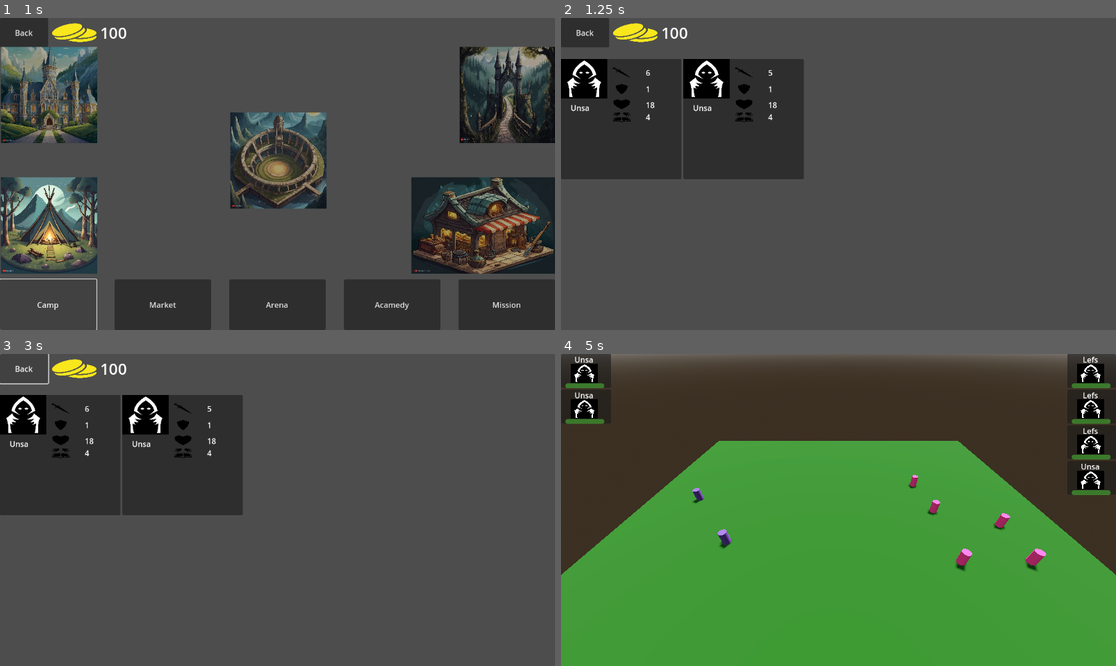
Above: before the commit, frames 1-4 (two rows, left to right).
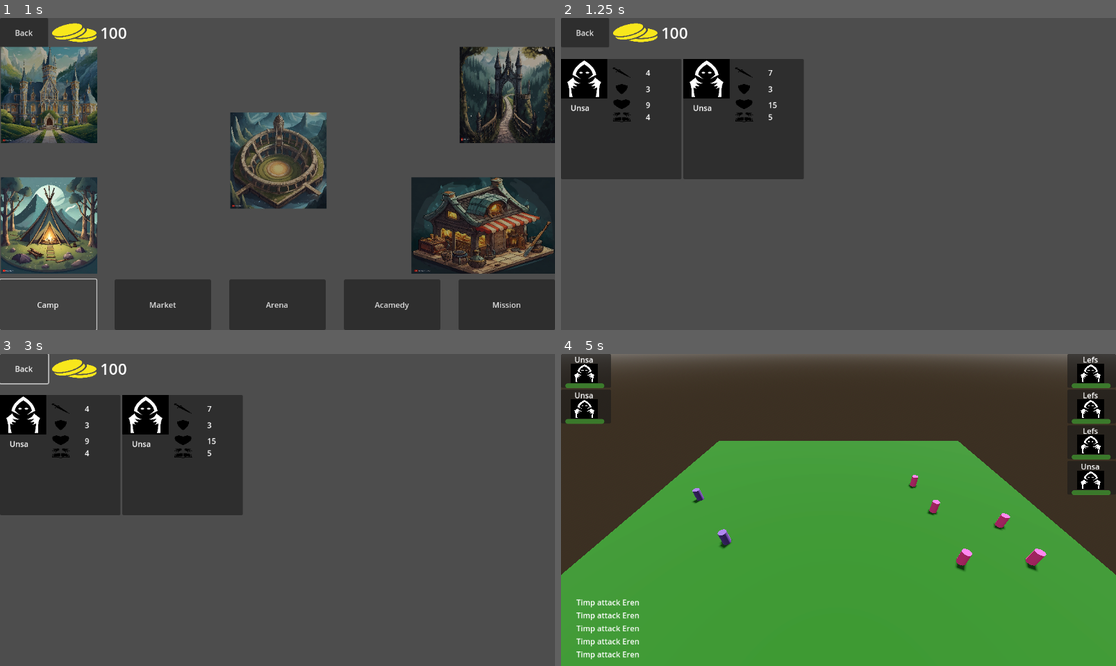
Above: after the commit, the same moments.

Repository: ualisars/ManagementPrototype
Game: Godot game, scene res://Interface/player_interface.tscn
Two runs of this game, one before a commit and one after it. Both use one fixed random seed, a clock stepped at 60 frames per second and the inputs below.
Inputs (mouse positions are in pixels of both pictures, inside the frame that each line leads up to):
- Up to frame 1 (1 s): click "Camp" at 0.5 s
- Up to frame 2 (1.25 s): no input
- Up to frame 3 (3 s): move the mouse to (399, 494) at 1.27 s; press the mouse at (399, 494) at 1.28 s; tap Enter at 2 s; move the mouse to (166, 525) at 2.02 s; release the mouse at (166, 525) at 2.03 s; click (166, 525) at 2.1 s; click "Back" at 2.75 s
- Up to frame 4 (5 s): click "Market" at 3.5 s; click "Arena" at 4.25 s

Frame 1 is identical in both runs. In frame 2, less than 0.1% of the frame differs, in the area x 15-39%, y 16-33%; in frame 3, less than 0.1%; in frame 4, 0.6%, in the area x 2-15%, y 78-98%.

Commit message:
add belongs to player

Diff:
--- a/Characters/character_characteristics.tscn
+++ /dev/null
@@ -1,6 +0,0 @@
-[gd_scene load_steps=2 format=3 uid="uid://dcfnx44yiswu5"]
-
-[ext_resource type="Script" path="res://Characters/Character.gd" id="1_gbli2"]
-
-[node name="CharacterCharacteristics" type="Node"]
-script = ExtResource("1_gbli2")
--- a/Characters/Character.gd
+++ b/Characters/characteristic.gd
@@ -8,6 +8,7 @@
 var rng = RandomNumberGenerator.new()
 var cast_speed: int
 var id: int
+var is_belongs_to_player: int
 
 var names: Array = ["Arw", "Teon", "Mid", "Jecw", "Unsa", "Lefs", "Yevil"]
 
@@ -22,3 +23,6 @@
 
 func add_id(new_id: int) -> void:
 	id = new_id
+
+func add_belonging_to_player(is_player: bool) -> void:
+	is_belongs_to_player = is_player
--- /dev/null
+++ b/Characters/characteristic.tscn
@@ -0,0 +1,6 @@
+[gd_scene load_steps=2 format=3 uid="uid://dcfnx44yiswu5"]
+
+[ext_resource type="Script" path="res://Characters/characteristic.gd" id="1_4by76"]
+
+[node name="CharacterCharacteristics" type="Node"]
+script = ExtResource("1_4by76")
--- /dev/null
+++ b/Interface/arena_console.tscn
@@ -0,0 +1,47 @@
+[gd_scene load_steps=2 format=3 uid="uid://bb70r86kokvep"]
+
+[ext_resource type="PackedScene" uid="uid://dnnsoh3sttb5r" path="res://Interface/arena_console_message.tscn" id="1_7smsu"]
+
+[node name="ArenaConsole" type="Control"]
+layout_mode = 3
+anchors_preset = 15
+anchor_right = 1.0
+anchor_bottom = 1.0
+offset_top = 505.0
+grow_horizontal = 2
+grow_vertical = 2
+
+[node name="ScrollContainer" type="ScrollContainer" parent="."]
+clip_contents = false
+layout_mode = 1
+anchors_preset = 15
+anchor_right = 1.0
+anchor_bottom = 1.0
+offset_left = 32.0
+offset_top = -1.0
+offset_right = -28.0
+offset_bottom = -1.0
+grow_horizontal = 2
+grow_vertical = 2
+horizontal_scroll_mode = 0
+
+[node name="VBoxContainer" type="VBoxContainer" parent="ScrollContainer"]
+custom_minimum_size = Vector2(0, 100)
+layout_mode = 2
+size_flags_horizontal = 3
+size_flags_vertical = 3
+
+[node name="ArenaConsoleMessage" parent="ScrollContainer/VBoxContainer" instance=ExtResource("1_7smsu")]
+layout_mode = 2
+
+[node name="ArenaConsoleMessage2" parent="ScrollContainer/VBoxContainer" instance=ExtResource("1_7smsu")]
+layout_mode = 2
+
+[node name="ArenaConsoleMessage3" parent="ScrollContainer/VBoxContainer" instance=ExtResource("1_7smsu")]
+layout_mode = 2
+
+[node name="ArenaConsoleMessage4" parent="ScrollContainer/VBoxContainer" instance=ExtResource("1_7smsu")]
+layout_mode = 2
+
+[node name="ArenaConsoleMessage5" parent="ScrollContainer/VBoxContainer" instance=ExtResource("1_7smsu")]
+layout_mode = 2
--- /dev/null
+++ b/Interface/arena_console_message.tscn
@@ -0,0 +1,10 @@
+[gd_scene format=3 uid="uid://dnnsoh3sttb5r"]
+
+[node name="ArenaConsoleMessage" type="Label"]
+anchors_preset = 15
+anchor_right = 1.0
+anchor_bottom = 1.0
+offset_bottom = -605.0
+grow_horizontal = 2
+grow_vertical = 2
+text = "Timp attack Eren"
--- a/Scenes/academy_scene.gd
+++ b/Scenes/academy_scene.gd
@@ -1,7 +1,6 @@
 extends Control
 
 var CharacterInfoClass: PackedScene = preload("res://Interface/character_info.tscn")
-var CharacterCharacteristics: PackedScene = preload("res://Characters/character_characteristics.tscn")
 
 @onready var grid_container: GridContainer = $ScrollContainer/GridContainer
 
--- a/Scenes/arena_scene.tscn
+++ b/Scenes/arena_scene.tscn
@@ -1,8 +1,9 @@
-[gd_scene load_steps=8 format=3 uid="uid://dfljp550085pr"]
+[gd_scene load_steps=9 format=3 uid="uid://dfljp550085pr"]
 
 [ext_resource type="Script" path="res://Scenes/arena_scene.gd" id="1_dn2iq"]
 [ext_resource type="PackedScene" uid="uid://bhgcgbcjowf80" path="res://Characters/character.tscn" id="1_qe8ff"]
 [ext_resource type="PackedScene" uid="uid://xlxt7ab2rjil" path="res://Interface/arena_sidebar.tscn" id="3_lc7pp"]
+[ext_resource type="PackedScene" uid="uid://bb70r86kokvep" path="res://Interface/arena_console.tscn" id="4_vuryd"]
 
 [sub_resource type="ProceduralSkyMaterial" id="ProceduralSkyMaterial_2b24a"]
 sky_horizon_color = Color(0.64625, 0.65575, 0.67075, 1)
@@ -43,3 +44,5 @@
 transform = Transform3D(1, 0, 0, 0, 1, 0, 0, 0, 1, 13, 0, -10)
 
 [node name="ArenaSidebar" parent="." instance=ExtResource("3_lc7pp")]
+
+[node name="ArenaConsole" parent="." instance=ExtResource("4_vuryd")]
--- a/World/CharacterGenerator.gd
+++ b/World/CharacterGenerator.gd
@@ -1,22 +1,23 @@
 extends Node
 
-var CharacterCharacteristics: PackedScene = preload("res://Characters/character_characteristics.tscn")
+var CharacteristicClass: PackedScene = preload("res://Characters/characteristic.tscn")
 
 var id: int = 1
 
 var academy_characters: Array = []
 
-func create_character() -> Node:
-	var characteristics = CharacterCharacteristics.instantiate()
-	characteristics.add_id(id)
+func create_character(is_player) -> Node:
+	var characteristic = CharacteristicClass.instantiate()
+	characteristic.add_id(id)
+	characteristic.add_belonging_to_player(is_player)
 	id += 1
 
-	return characteristics
+	return characteristic
 
 
 func add_academy_characters() -> void:
 	for i in range(5):
-		var character = create_character()
+		var character = create_character(false)
 		academy_characters.append(character)
 
 func remove_acamedy_character(character: Node):
--- a/World/Player.gd
+++ b/World/Player.gd
@@ -1,6 +1,6 @@
 extends Node
 
-var CharacterCharacteristics: PackedScene = preload("res://Characters/character_characteristics.tscn")
+var CharacteristicClass: PackedScene = preload("res://Characters/characteristic.tscn")
 
 var gold: int = 100
 
@@ -8,12 +8,14 @@
 
 func _ready() -> void:
 	for i in range(2):
-		var characteristics = CharacterCharacteristics.instantiate()
-		party.append(characteristics)
+		var characteristic = CharacteristicClass.instantiate()
+		characteristic.add_belonging_to_player(true)
+		party.append(characteristic)
 
 	Messenger.connect("UNIT_HIRED", on_character_hired)
 
-func on_character_hired(character_characteristics: Node):
-	gold -= character_characteristics.cost
-	party.append(character_characteristics)
+func on_character_hired(characteristic: Node):
+	gold -= characteristic.cost
+	characteristic.add_belonging_to_player(true)
+	party.append(characteristic)
 	Messenger.PLAYER_INFO_UPDATED.emit()
--- a/World/arena_manager.gd
+++ b/World/arena_manager.gd
@@ -4,7 +4,7 @@
 func generate_enemies() -> Array:
 	var enemies: Array = []
 	for i in range(4):
-		var characteristics = CharacterGenerator.create_character()
+		var characteristics = CharacterGenerator.create_character(false)
 		enemies.append(characteristics)
 
 	return enemies
--- /dev/null
+++ b/World/fight_manager.gd
@@ -0,0 +1,37 @@
+extends Node
+
+var player_characters: Array
+var enemy_characters: Array
+var characters: Array
+
+func set_fight(_player_characters: Array, _enemy_characters: Array) -> void:
+	player_characters = _player_characters
+	enemy_characters = _enemy_characters
+	characters = player_characters + enemy_characters
+
+
+func complete_turn():
+	characters.sort_custom(cast_speed_array_sort)
+
+func cast_speed_array_sort(character1, character2):
+	if character1.cast_speed < character2.cast_speed:
+		return true
+	return false
+
+
+func turn() -> void:
+	for character in characters:
+		pass
+
+func attack(attack_character: Node, defend_character: Node) -> void:
+	pass
+
+
+# Called when the node enters the scene tree for the first time.
+func _ready() -> void:
+	pass # Replace with function body.
+
+
+# Called every frame. 'delta' is the elapsed time since the previous frame.
+func _process(delta: float) -> void:
+	pass
--- /dev/null
+++ b/World/fight_manager.tscn
@@ -0,0 +1,6 @@
+[gd_scene load_steps=2 format=3 uid="uid://clxpmu2b60ur3"]
+
+[ext_resource type="Script" path="res://World/fight_manager.gd" id="1_x4x0n"]
+
+[node name="FightManager" type="Node"]
+script = ExtResource("1_x4x0n")
